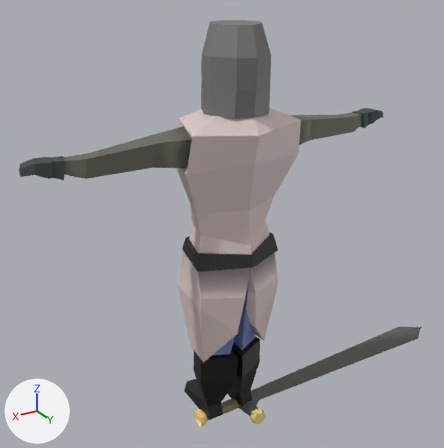
Two versions of the FBX model KRON/Assets/Rendering/Models/templar.fbx, one commit apart.
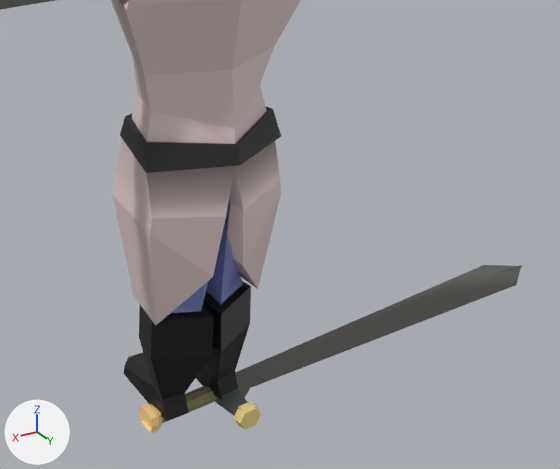
Each version is shown whole from a 50 mm lens placed at (1.28, 2.07, 2.01), pointed at (-0.05, -0.14, 0.9), then close up on the part from 25% to 100% of the width and 38% to 100% of the height. The axes (+X, +Y, +Z) are drawn at lower left. The lights are the same throughout. Where no turn or scale is listed for an object, it has been applied to the vertices.

Script lines for the objects in view, before the commit:
```python
me_cylinder = bpy.data.meshes.new('Cylinder')
me_cylinder.from_pydata(...)  # 491 vertices, 475 faces; spans x -0.84..0.84, y -0.17..0.27, z 0.0..1.8
me_cylinder.materials.append(mat_kron)  # picture img_palette_png
me_sword = bpy.data.meshes.new('sword')
me_sword.from_pydata(...)  # 110 vertices, 103 faces; spans x -1.34..0.17, y -0.15..0.16, z -0.03..0.04
me_sword.materials.append(mat_kron)  # picture img_palette_png
ob_cylinder = bpy.data.objects.new('Cylinder', me_cylinder)
ob_cylinder.location = (0.0, -0.054, 0.0)
ob_sword = bpy.data.objects.new('sword', me_sword)
ob_sword.location = (0.0, 0.0, -0.013)
```
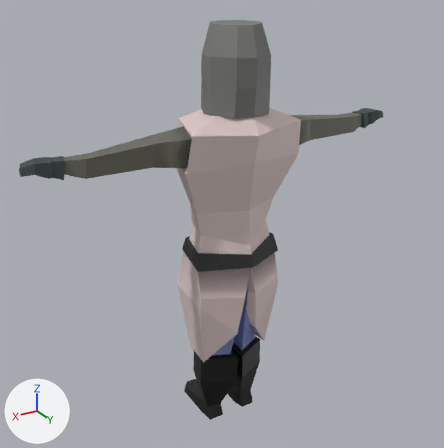
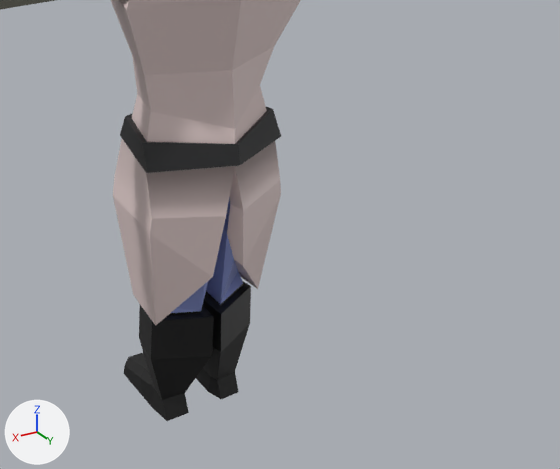
The change in detail:
Object 'sword' (ob_sword) is deleted.

Location of each change, [x1, y1, x2, y2] in pixels of the close-ups (560 x 469 px):
'sword', deleted
    before: [140, 265, 522, 433]
